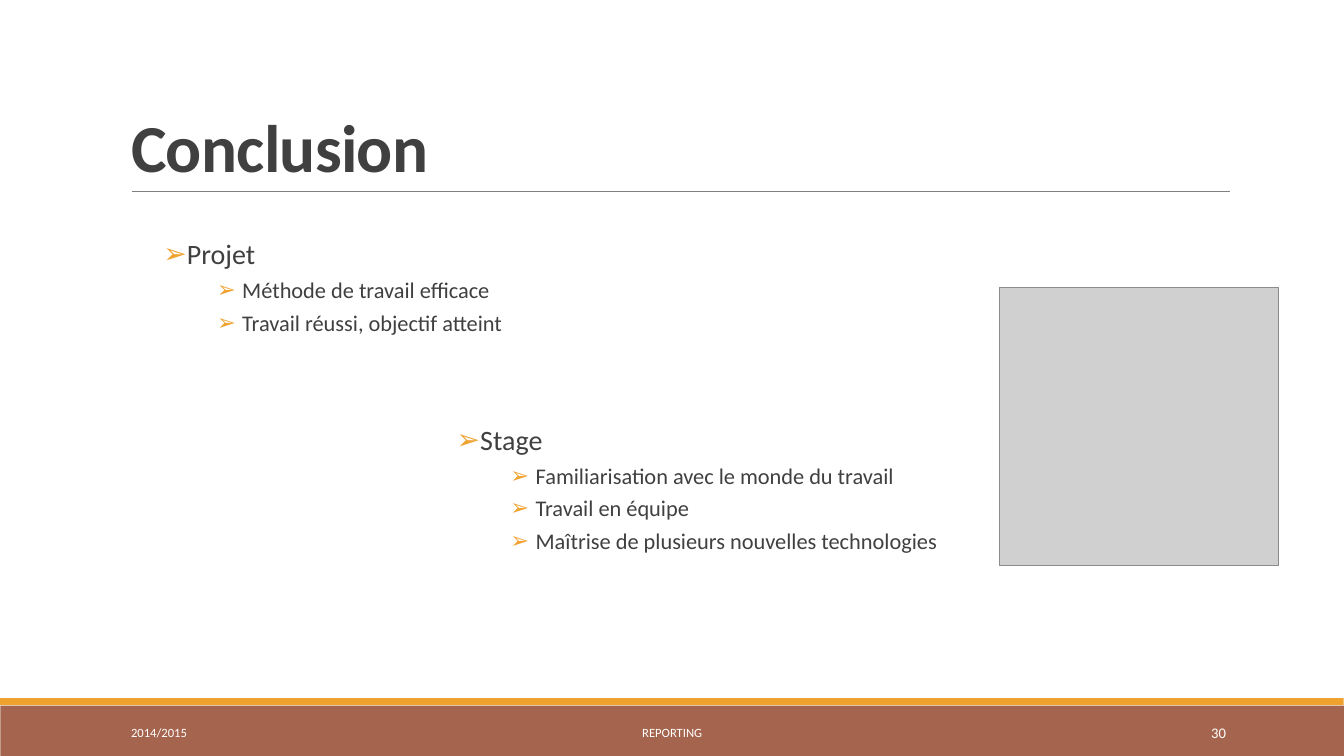
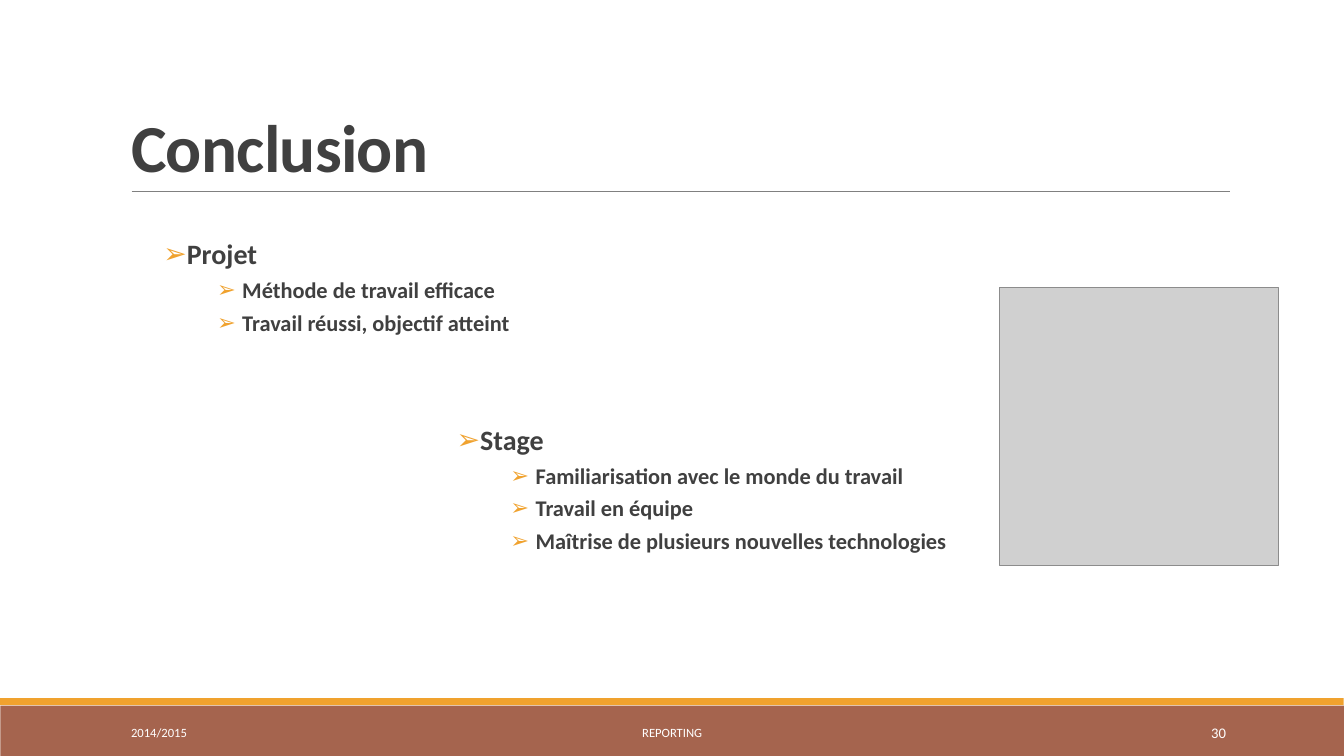
Before and after one commit to seddikouiss/data, a slide deck: slide 30 of RAPORT/Reporting_Presentation_V2.pptx. Drawn at 1344x756 pixels with LibreOffice and Linux fonts; fonts in the diff are those of the drawing; grey boxes stand for pictures. Boxes give left, top, right and bottom in pixels: in the first picture for what was removed or moved away, otherwise in the second. Text is boxed around its words. In the diff, an @@ line names an element or a change of style, - is before the commit and + after.

```diff
--- a/RAPORT/Reporting_Presentation_V2.pptx
+++ b/RAPORT/Reporting_Presentation_V2.pptx
@@ text "Projet" at [187, 244, 509, 335]: bold on @@
@@ text "Stage" at [480, 431, 946, 553]: bold on @@
```
Also in this commit, not shown: 17 other slides changed, 1 other file.
